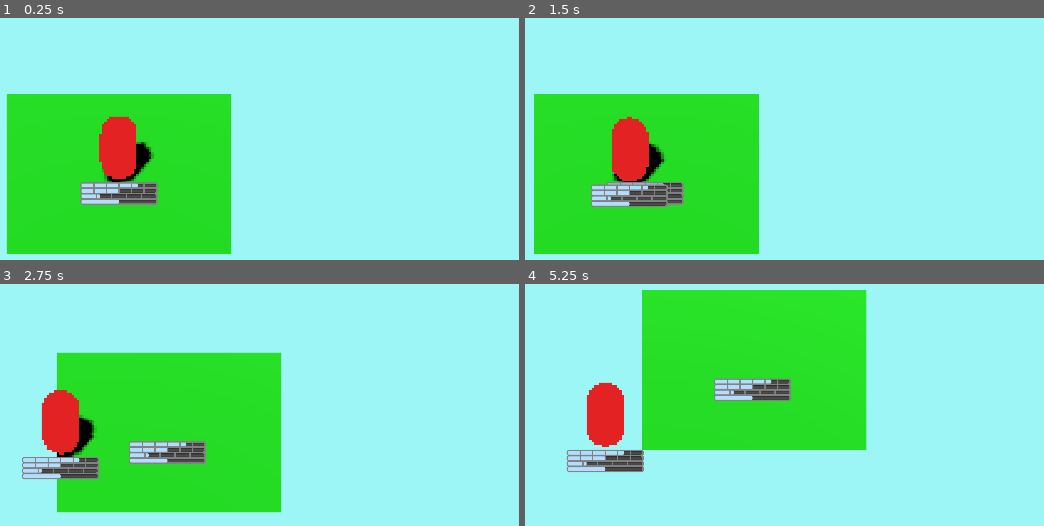
Above: before the commit, frames 1-4 (two rows, left to right).
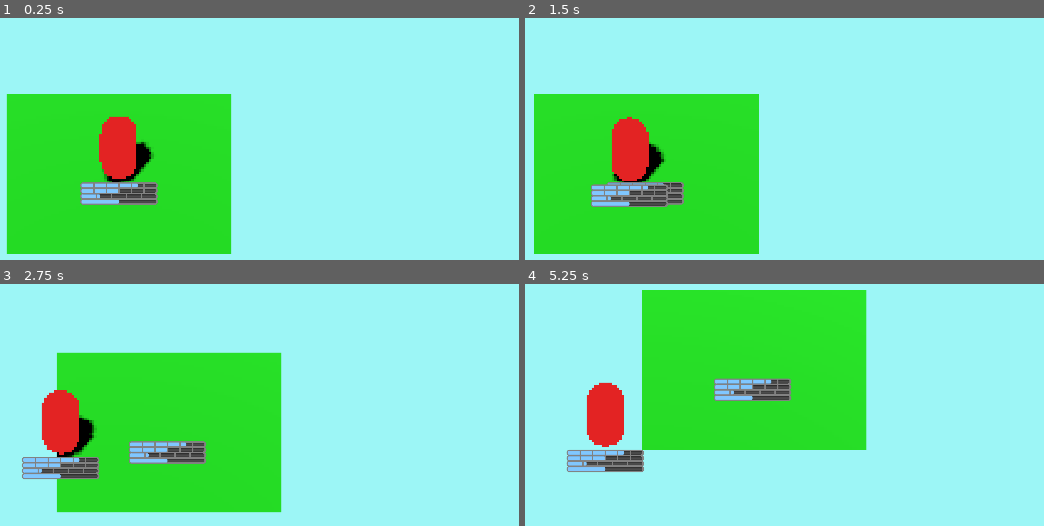
Above: after the commit, the same moments.

Repository: greatbrick0/ComboCombat
Game: Godot game, scene res://Scenes/MainScene.tscn
The game is run twice, just before and just after one commit, with the same random seed, the same clock (stepped at 60 frames per second) and the same inputs.
Inputs (mouse positions are in pixels of both pictures, inside the frame that each line leads up to):
- Up to frame 1 (0.25 s): no input
- Up to frame 2 (1.5 s): tap Enter at 0.5 s; move the mouse to (820, 151) at 0.52 s; hold Right (ui_right) 0.53-1.28 s; tap W (MiddleTool) at 0.6, 1.35 s; tap Space at 1.25 s; move the mouse to (outside the picture) at 1.27 s; hold Down (ui_down) from 1.28 s (still down)
- Up to frame 3 (2.75 s): move the mouse to (197, 342) at 2.02 s; release Down (ui_down) at 2.03 s; hold Right (ui_right) from 2.03 s (still down); tap W (MiddleTool) at 2.1 s
- Up to frame 4 (5.25 s): move the mouse to (outside the picture) at 2.77 s; release Right (ui_right) at 2.78 s; hold Up (ui_up) 2.78-3.53 s; tap W (MiddleTool) every 0.75 s from 2.85 to 5.1 s; move the mouse to (883, 506) at 3.52 s; hold Left (ui_left) 3.53-5.03 s; move the mouse to (outside the picture) at 4.27 s; move the mouse to (685, 438) at 5.02 s; hold Down (ui_down) from 5.03 s (still down)

The runs differ from the first frame. In frame 1, 0.4% of the frame differs, in the area x 15-27%, y 68-77%; in frame 2, 0.4%; in frame 3, 0.8%; in frame 4, 0.9%, in the area x 8-48%, y 39-78%.

Commit message:
Added Health Bar Set Colour Function

Diff:
--- a/Scenes/health_bar.tscn
+++ b/Scenes/health_bar.tscn
@@ -28,7 +28,7 @@
 
 [sub_resource type="ShaderMaterial" id="ShaderMaterial_wurho"]
 shader = SubResource("Shader_cvbqc")
-shader_parameter/barColour = Color(0.703125, 0.867798, 1, 1)
+shader_parameter/barColour = Color(0.503906, 0.779083, 1, 1)
 shader_parameter/rimColour = Color(0.507813, 0.507813, 0.507813, 1)
 shader_parameter/flashing = 0.0
 
@@ -57,19 +57,19 @@
 
 [sub_resource type="ShaderMaterial" id="ShaderMaterial_ssit0"]
 shader = SubResource("Shader_s7203")
-shader_parameter/barColour = Color(0.703125, 0.867798, 1, 1)
+shader_parameter/barColour = Color(0.503906, 0.779083, 1, 1)
 shader_parameter/rimColour = Color(0.507813, 0.507813, 0.507813, 1)
 shader_parameter/flashing = 0.0
 
 [sub_resource type="ShaderMaterial" id="ShaderMaterial_y4560"]
 shader = SubResource("Shader_s7203")
-shader_parameter/barColour = Color(0.703125, 0.867798, 1, 1)
+shader_parameter/barColour = Color(0.503906, 0.779083, 1, 1)
 shader_parameter/rimColour = Color(0.507813, 0.507813, 0.507813, 1)
 shader_parameter/flashing = 0.0
 
 [sub_resource type="ShaderMaterial" id="ShaderMaterial_ehpfc"]
 shader = SubResource("Shader_s7203")
-shader_parameter/barColour = Color(0.703125, 0.867798, 1, 1)
+shader_parameter/barColour = Color(0.503906, 0.779083, 1, 1)
 shader_parameter/rimColour = Color(0.507813, 0.507813, 0.507813, 1)
 shader_parameter/flashing = 0.0
 
--- a/Scripts/health_bar.gd
+++ b/Scripts/health_bar.gd
@@ -16,15 +16,14 @@
 		if(count > 0):
 			get_child(ii).visible = true
 			var barSegs: int = min(count, 6)
-			print(barSegs)
 			for jj in barSegs - 1:
 				dividers.append(Vector2(((jj + 1.0) / barSegs) * barWidth - (barWidth/2), 22 + (13*ii)))
 				dividers.append(Vector2(((jj + 1.0) / barSegs) * barWidth - (barWidth/2), 33 + (13*ii)))
 			count -= barSegs
 
 func SetColour(newColour: Color) -> void:
-	pass
+	for ii in get_children():
+		ii.material.set_shader_parameter("barColour", newColour)
 
 func _draw():
-	#Color("969696") Color("ff0000")
 	draw_multiline(dividers, Color("818181"), 3)
